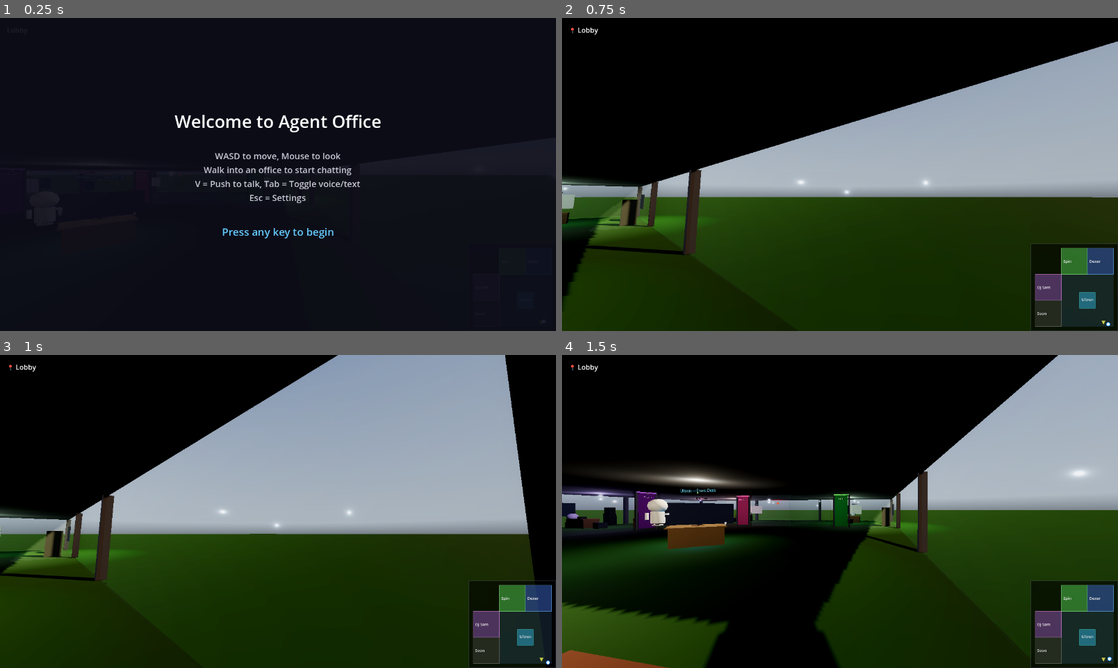
Above: before the commit, frames 1-4 (two rows, left to right).
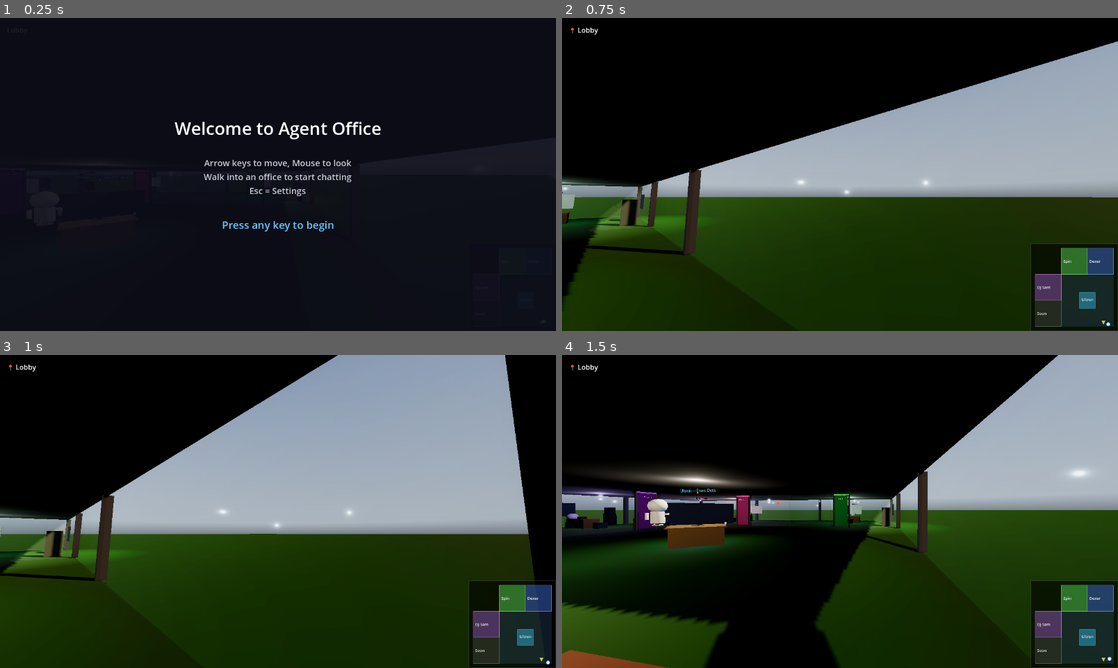
Above: after the commit, the same moments.

Repository: ultron02012026-agent/agent-office
Game: Godot game, scene res://scenes/main.tscn
The game is run twice, just before and just after one commit, with the same random seed, the same clock (stepped at 60 frames per second) and the same inputs. A sky picture missing from this copy of the repository is replaced by a grey-blue gradient.
Inputs (mouse positions are in pixels of both pictures, inside the frame that each line leads up to):
- Up to frame 1 (0.25 s): no input
- Up to frame 2 (0.75 s): tap Enter at 0.5 s; move the mouse to (962, 158) at 0.52 s; hold Right (move_right) from 0.53 s (still down); tap V at 0.6 s; click (962, 158) at 0.67 s
- Up to frame 3 (1 s): keep holding Right (move_right)
- Up to frame 4 (1.5 s): move the mouse to (812, 511) at 1.27 s; release Right (move_right) at 1.28 s; hold Up (move_forward) from 1.28 s (still down); tap V at 1.35 s

The runs differ from the first frame. In frame 1, 3.0% of the frame differs, in the area x 31-69%, y 30-71%; in frame 2, nothing differs; in frame 3, nothing differs; in frame 4, nothing differs.

Commit message:
fix: deferred focus grab on chat open, guard against overlay/settings stealing focus, update welcome text to arrow keys

Diff:
--- a/scripts/chat_ui.gd
+++ b/scripts/chat_ui.gd
@@ -93,7 +93,7 @@
 	if voice_indicator:
 		voice_indicator.visible = false
 	if text_input:
-		text_input.grab_focus()
+		text_input.grab_focus.call_deferred()
 
 	# Inject office context and auto-greet on first visit via WebSocket
 	if is_first_visit and _gateway_ws and _gateway_ws.is_ws_connected():
@@ -147,7 +147,15 @@
 
 func _process(_delta):
 	# Keep cursor in text input whenever chat panel is visible
-	if panel.visible and text_input and not text_input.has_focus():
+	if not panel.visible or not text_input:
+		return
+	var welcome = get_node_or_null("/root/Main/WelcomeOverlay")
+	if welcome and welcome.is_showing:
+		return
+	var settings_menu = get_node_or_null("/root/Main/SettingsMenu")
+	if settings_menu and settings_menu.is_open:
+		return
+	if not text_input.has_focus():
 		text_input.grab_focus()
 
 func _unhandled_input(event: InputEvent):
--- a/scripts/welcome_overlay.gd
+++ b/scripts/welcome_overlay.gd
@@ -36,9 +36,8 @@
 	vbox.add_child(spacer)
 
 	var lines = [
-		"WASD to move, Mouse to look",
+		"Arrow keys to move, Mouse to look",
 		"Walk into an office to start chatting",
-		"V = Push to talk, Tab = Toggle voice/text",
 		"Esc = Settings",
 	]
 	for line in lines:
